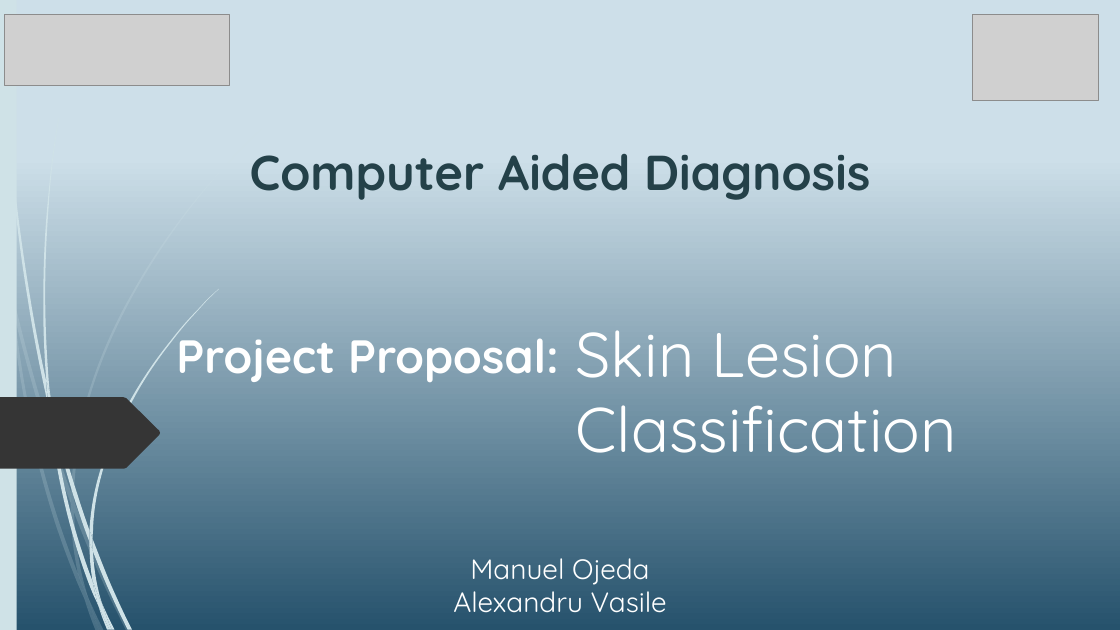
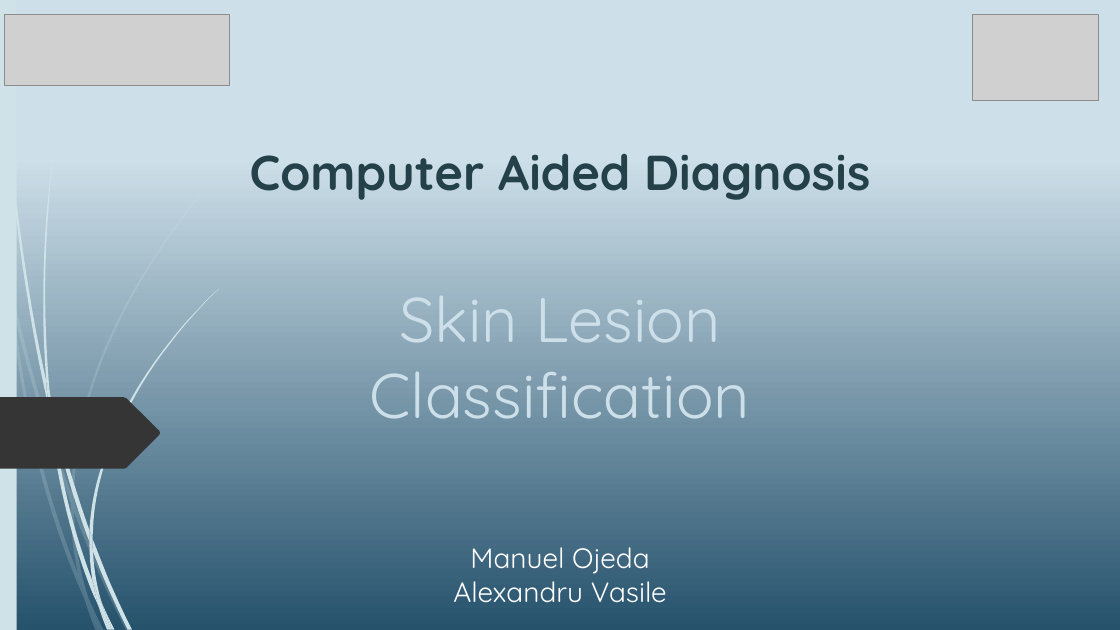
Before and after one commit to avasile96/CAD, a slide deck: slide 1 of Presentation_updated.pptx. Drawn at 1120x630 pixels with LibreOffice and Linux fonts; fonts in the diff are those of the drawing; grey boxes stand for pictures. Boxes give left, top, right and bottom in pixels: in the first picture for what was removed or moved away, otherwise in the second. Text is boxed around its words. In the diff, an @@ line names an element or a change of style, - is before the commit and + after.

```diff
--- a/Presentation_updated.pptx
+++ b/Presentation_updated.pptx
@@ text "Skin Lesion Classification": place and size @@
-text "Skin Lesion Classification" at box(576, 330, 957, 453)
+text "Skin Lesion Classification" at box(369, 296, 750, 419)
@@ text "Skin Lesion Classification" at box(369, 296, 750, 419): text colour #FFFFFF to #CDDFE9; alignment left to centre @@
@@ text removed at box(176, 325, 559, 382) @@
-Project Proposal:
@@ text "Manuel Ojeda": place and size @@
-text "Manuel Ojeda" at box(453, 558, 667, 613)
+text "Manuel Ojeda" at box(453, 547, 667, 603)
```
Also in this commit, not shown: 2 other slides changed, 2 slides added, 1 slide removed, 1 other file.
